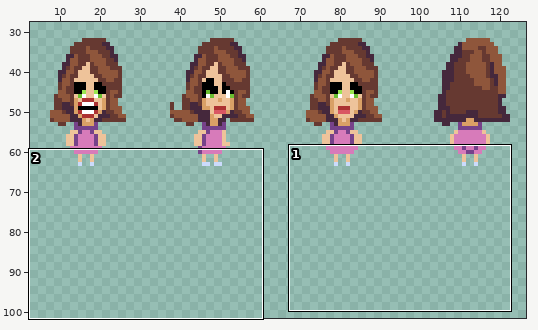
Edited in one commit: pixel-art file (sprites/prototype/characters/females.ase). Above: a wide view before the commit, with the close-up outlined.
Close-up. First the earlier version:
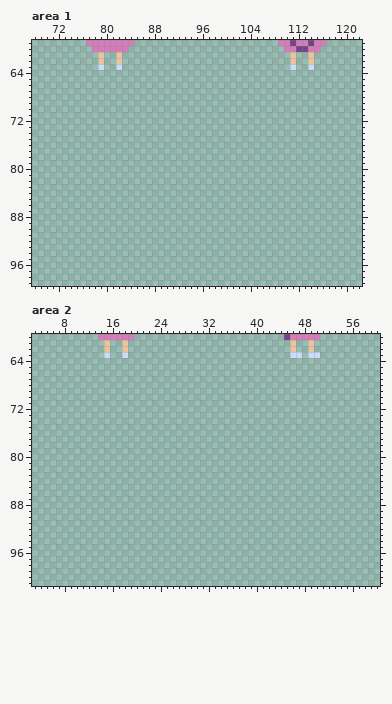
320x200 pixels, 1 frame. Shown: area 1: x 68..122, y 59..99; area 2: x 3..60, y 60..101. The wide view leaves out empty margins.
After the commit:
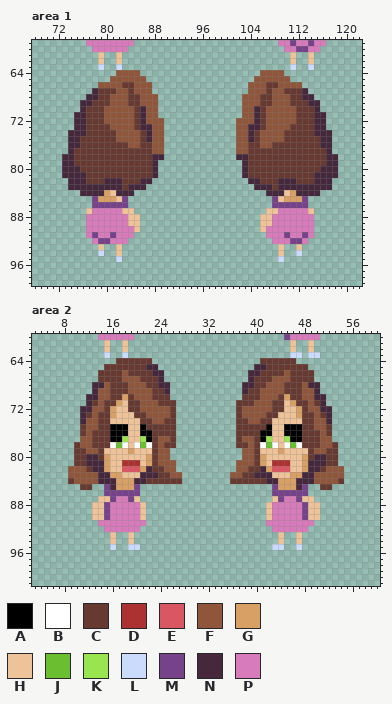
Palette (. is transparent): A #000000  B #ffffff  C #663931  D #ac3232  E #d95763  F #8f563b  G #d9a066  H #eec39a  J #6abe30  K #99e550  L #cbdbfc  M #76428a  N #45283c  P #d77bba
Diff:
Area 1, layer "iteration1":
y 64: x 82..85 .... -> FFFF; x 106..109 .... -> FFFF
y 65: x 81..86 ...... -> FFFFFF; x 105..110 ...... -> FFFFFF
y 66: x 79..87 ......... -> FFFFCCFFF; x 104..112 ......... -> FFFCCFFFF
y 67: x 78..87 .......... -> NCCCFFCFFF; x 104..113 .......... -> FFFCFFCCCN
y 68: x 77..88 ............ -> NNCCFFFCCFFF; x 103..114 ............ -> FFFCCFFFCCNN
y 69: x 76..88 ............. -> NNCCCFFFCCFFF; x 103..115 ............. -> FFFCCFFFCCCNN
y 70: x 76..88 ............. -> NCCCFFFFFCNFF; x 103..115 ............. -> FFNCFFFFFCCCN
y 71: x 75..88 .............. -> NNCCCFFFFFCNFF; x 103..116 .............. -> FFNCFFFFFCCCNN
y 72: x 75..89 ............... -> NNCCCFFFFFCNFFF; x 102..116 ............... -> FFFNCFFFFFCCCNN
y 73: x 75..89 ............... -> NNCCCCFFFFCNNFF; x 102..116 ............... -> FFNNCFFFFCCCCNN
y 74: x 74..89 ................ -> NNNCCCCCFFFFCNFF; x 102..117 ................ -> FFNCFFFFCCCCCNNN
y 75: x 74..89 ................ -> NNCCCCCCFFFFCNFF; x 102..117 ................ -> FFNCFFFFCCCCCCNN
y 76: x 74..89 ................ -> NNCCCCCCCCFFCCFF; x 102..117 ................ -> FFCCFFCCCCCCCCNN
y 77: x 74..89 ................ -> NCCCCCCCCCCCCCFF; x 102..117 ................ -> FFCCCCCCCCCCCCCN
y 78: x 73..89 ................. -> NNCCCCCCCCCCCCCNN; x 102..118 ................. -> NNCCCCCCCCCCCCCNN
y 79: x 73..88 ................ -> NNCCCCCCCCCCCCCN; x 103..118 ................ -> NCCCCCCCCCCCCCNN
y 80: x 73..88 ................ -> NNNCCCCCCCCCCCCN; x 103..118 ................ -> NCCCCCCCCCCCCNNN
y 81: x 73..88 ................ -> NNNNCCCCCCCCCCCN; x 103..118 ................ -> NCCCCCCCCCCCNNNN
y 82: x 74..87 .............. -> NNNCCCNNNCCCNN; x 104..117 .............. -> NNCCCNNNCCCNNN
y 83: x 74..86 ............. -> NNNNNNNNNCNNN; x 105..117 ............. -> NNNCNNNNNNNNN
y 84: x 76..84 ......... -> NNNNGHNNN; x 107..115 ......... -> NNNHGNNNN
y 85: x 78..83 ...... -> MGGGHM; x 108..113 ...... -> MHGGGM
y 86: x 78..83 ...... -> MMMMMM; x 108..113 ...... -> MMMMMM
y 87: x 77..84 ........ -> HPPPPPHH; x 107..114 ........ -> HHPPPPPH
y 88..89: x 77..85 ......... -> PPPPPPPHH; x 106..114 ......... -> HHPPPPPPP
y 90: x 77..85 ......... -> PPPPPPPPH; x 106..114 ......... -> HPPPPPPPP
y 91: x 77..84 ........ -> PMPPMPPP; x 107..114 ........ -> PPPMPPMP
y 92: x 78..83 ...... -> PMMPPP; x 108..113 ...... -> PPPMMP
y 93: x 79 . -> H; x 82 . -> H; x 109 . -> H; x 112 . -> H
y 94: x 79 . -> L; x 82 . -> H; x 109 . -> H; x 112 . -> L
y 95: x 82 . -> L; x 109 . -> L
Area 2, layer "iteration1":
y 64: x 17..22 ...... -> CCCCCC; x 41..46 ...... -> CCCCCC
y 65: x 15..23 ......... -> CCCCCCCNN; x 40..48 ......... -> NNCCCCCCC
y 66: x 14..24 ........... -> CCCCFCCCCNN; x 39..49 ........... -> NNCCCCFCCCC
y 67: x 14..24 ........... -> CCCCFFFCCCN; x 39..49 ........... -> NCCCFFFCCCC
y 68: x 13..25 ............. -> NNFCCCFFFCCNN; x 38..50 ............. -> NNCCFFFCCCFNN
y 69: x 13..25 ............. -> NFFCCCFFFFCCN; x 38..50 ............. -> NCCFFFFCCCFFN
y 70: x 12..25 .............. -> NNFFCCGCFFFCCC; x 38..51 .............. -> CCCFFFCGCCFFNN
y 71: x 12..26 ............... -> NCFCCGHCCFFFCCC; x 37..51 ............... -> CCCFFFCCHGCCFCN
y 72: x 11..26 ................ -> NNFFCGHHCCFFFFFC; x 37..52 ................ -> CFFFFFCCHHGCFFNN
y 73: x 11..26 ................ -> NCFCCGHHHCCFFFFC; x 37..52 ................ -> CFFFFCCHHHGCCFCN
y 74: x 11..26 ................ -> NFFCCHHHHHCCFFCC; x 37..52 ................ -> CCFFCCHHHHHCCFFN
y 75: x 11..26 ................ -> CFFCCAAAHHACCCCC; x 37..52 ................ -> CCCCCAHHAAACCFFC
y 76: x 11..26 ................ -> CFCCCAAAHHAACCCC; x 37..52 ................ -> CCCCAAHHAAACCCFC
y 77: x 11..26 ................ -> FFCCCAAKHHKACFFC; x 37..52 ................ -> CFFCAKHHKAACCCFF
y 78: x 10..26 ................. -> CFFCCCBJBHBJBCFCC; x 37..53 ................. -> CCFCBJBHBJBCCCFFC
y 79: x 10..25 ................ -> CCFFCHHHHGHHHCFF; x 38..53 ................ -> FFCHHHGHHHHCFFCC
y 80: x 10..25 ................ -> CCNNCGHHHHHHGCFF; x 38..53 ................ -> FFCGHHHHHHGCNNCC
y 81: x 10..26 ................. -> CCNNNGHHDDDHGCFFF; x 37..53 ................. -> FFFCGHDDDHHGNNNCC
y 82: x 9..26 .................. -> FFFCNNGHHEEEGNCCFF; x 37..54 .................. -> FFCCNGEEEHHGNNCFFF
y 83: x 9..27 ................... -> FFFFFNNGGHHHNNNCCFF; x 36..54 ................... -> FFCCNNNHHHGGNNFFFFF
y 84: x 9..27 ................... -> CFFFFNNNGGGNNCCCCCC; x 36..54 ................... -> CCCCCCNNGGGNNNFFFFC
y 85: x 11..12 .. -> CC; x 15..20 ...... -> MNGGGM; x 43..48 ...... -> MGGGNM; x 51..52 .. -> CC
y 86: x 15..20 ...... -> MMMMMM; x 43..48 ...... -> MMMMMM
y 87: x 14..20 ....... -> HHMPPMH; x 43..49 ....... -> HMPPMHH
y 88..90: x 13..21 ......... -> HHMPPPPPH; x 42..50 ......... -> HPPPPPMHH
y 91: x 14..21 ........ -> PPPPPPPP; x 42..49 ........ -> PPPPPPPP
y 92: x 15..20 ...... -> PPPPPP; x 43..48 ...... -> PPPPPP
y 93..94: x 16 . -> H; x 19 . -> H; x 44 . -> H; x 47 . -> H
y 95: x 16 . -> L; x 19..20 .. -> LL; x 43..44 .. -> LL; x 47 . -> L
Boxes around the changes in both close-ups, in picture pixels (x1, y1, x2, y2):
added: (62, 70, 164, 262)
added: (236, 70, 338, 262)
added: (68, 358, 182, 550)
added: (230, 358, 344, 550)
